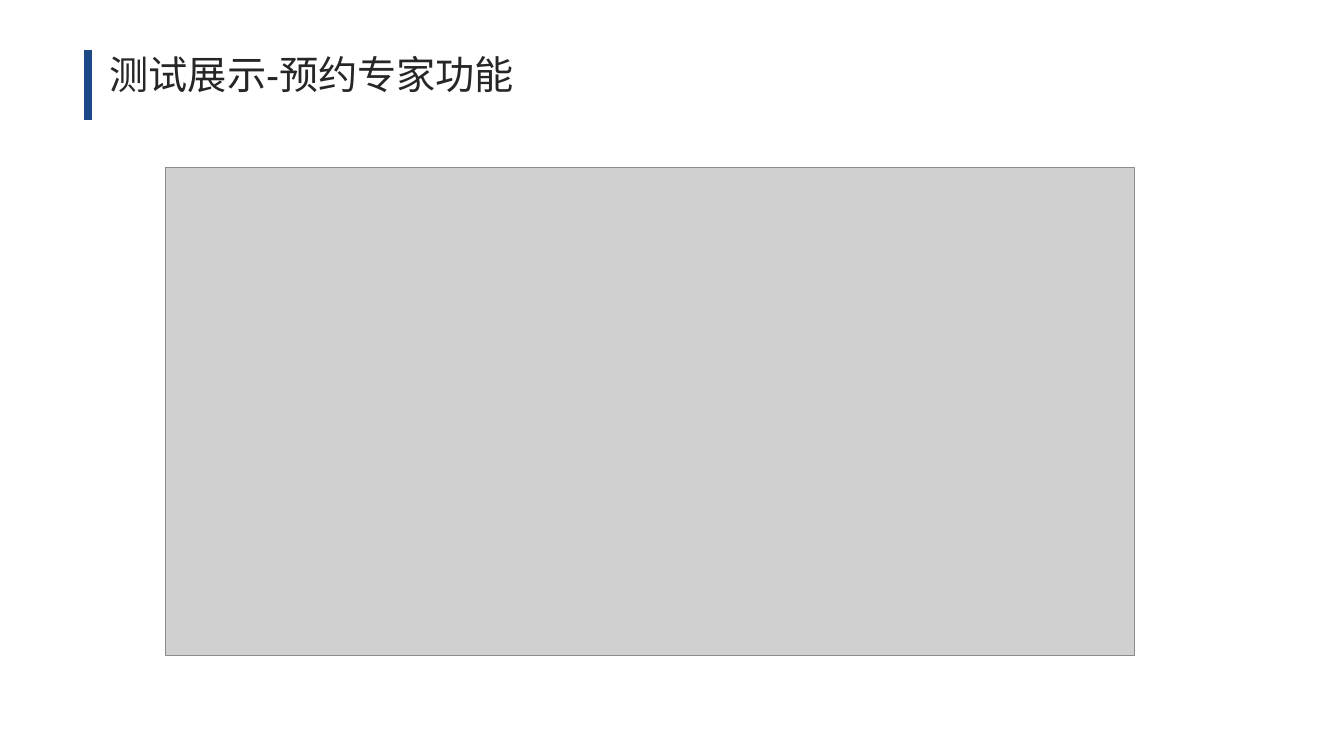
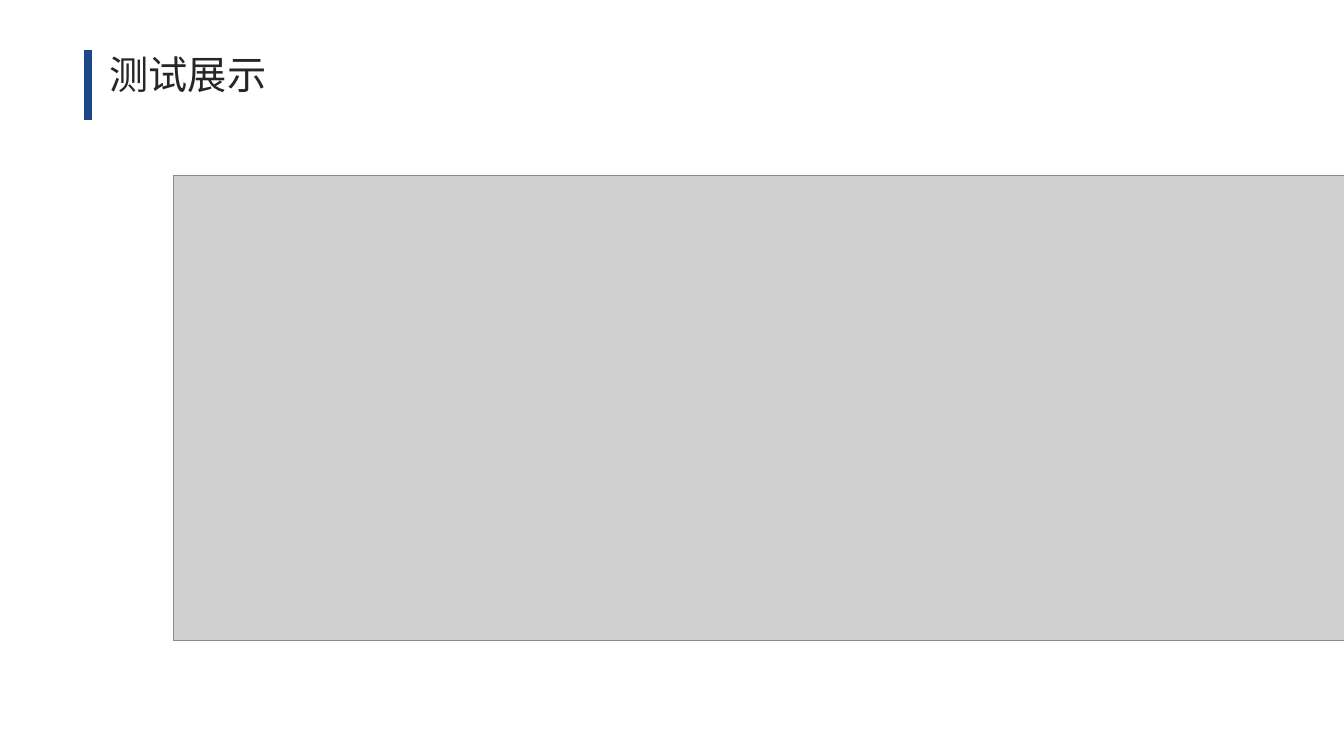
Before and after one commit to liushaoyi1996/lunwen, a slide deck: slide 18 of PPT/yuangong.pptx (slide 19 before the commit). Drawn at 1344x756 pixels with LibreOffice and Linux fonts; fonts in the diff are those of the drawing; grey boxes stand for pictures. Boxes give left, top, right and bottom in pixels: in the first picture for what was removed or moved away, otherwise in the second. Text is boxed around its words. In the diff, an @@ line names an element or a change of style, - is before the commit and + after.

```diff
--- a/PPT/yuangong.pptx
+++ b/PPT/yuangong.pptx
@@ text at <box>110,56,267,92</box>: text changed @@
-测试展示-预约专家功能
+测试展示
@@ picture: place and size @@
-picture at <box>165,167,1134,655</box>
+picture at <box>173,175,1344,640</box>
```
Also in this commit, not shown: 6 other slides changed, 3 slides added, 4 slides removed, 2 other files.
